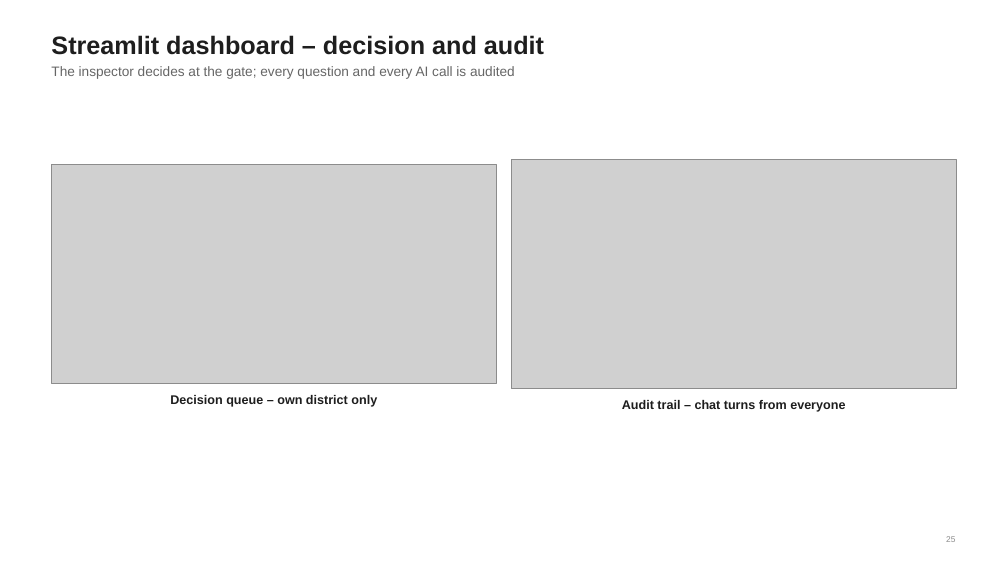
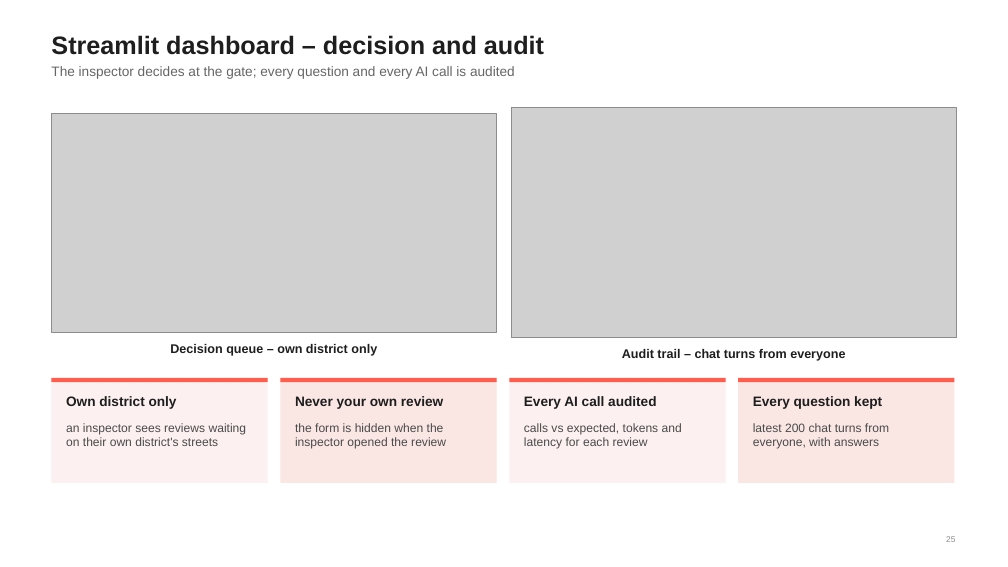
Before and after one commit to mansavigarg/StreetCare-Ai, a slide deck: slide 25 of StreetCare AI Presentation.pptx. Drawn at 1008x567 pixels with LibreOffice and Linux fonts; fonts in the diff are those of the drawing; grey boxes stand for pictures; background and template pictures are left out. Boxes give left, top, right and bottom in pixels: in the first picture for what was removed or moved away, otherwise in the second. Text is boxed around its words. In the diff, an @@ line names an element or a change of style, - is before the commit and + after.

```diff
--- a/StreetCare AI Presentation.pptx
+++ b/StreetCare AI Presentation.pptx
@@ 2 pictures, 2 texts moved together from (x1=51, y1=160, x2=957, y2=412) to (x1=51, y1=108, x2=957, y2=361) @@
@@ rectangle added at (x1=51, y1=378, x2=268, y2=483), fill #FCF1F0 @@
@@ rectangle added at (x1=51, y1=378, x2=268, y2=383), fill #FF5E4F @@
@@ rectangle added at (x1=281, y1=378, x2=497, y2=483), fill #FAE7E4 @@
@@ rectangle added at (x1=281, y1=378, x2=497, y2=383), fill #FF5E4F @@
@@ rectangle added at (x1=510, y1=378, x2=726, y2=483), fill #FCF1F0 @@
@@ rectangle added at (x1=510, y1=378, x2=726, y2=383), fill #FF5E4F @@
@@ rectangle added at (x1=738, y1=378, x2=954, y2=483), fill #FAE7E4 @@
@@ rectangle added at (x1=738, y1=378, x2=954, y2=383), fill #FF5E4F @@
@@ text added at (x1=66, y1=396, x2=177, y2=409), 13 pt, text #1E1E1E, bold @@
+Own district only
@@ text added at (x1=295, y1=396, x2=443, y2=409), 13 pt, text #1E1E1E, bold @@
+Never your own review
@@ text added at (x1=524, y1=396, x2=656, y2=409), 13 pt, text #1E1E1E, bold @@
+Every AI call audited
@@ text added at (x1=753, y1=396, x2=882, y2=409), 13 pt, text #1E1E1E, bold @@
+Every question kept
@@ text added at (x1=66, y1=423, x2=247, y2=446), 11.5 pt, text #4A4A4A @@
+an inspector sees reviews waiting on their own district's streets
@@ text added at (x1=295, y1=423, x2=446, y2=449), 11.5 pt, text #4A4A4A @@
+the form is hidden when the inspector opened the review
@@ text added at (x1=524, y1=423, x2=682, y2=449), 11.5 pt, text #4A4A4A @@
+calls vs expected, tokens and latency for each review
@@ text added at (x1=753, y1=423, x2=889, y2=449), 11.5 pt, text #4A4A4A @@
+latest 200 chat turns from everyone, with answers
```
Also in this commit, not shown: 5 other slides changed, 1 slide added, 1 slide removed, 7 other files.
